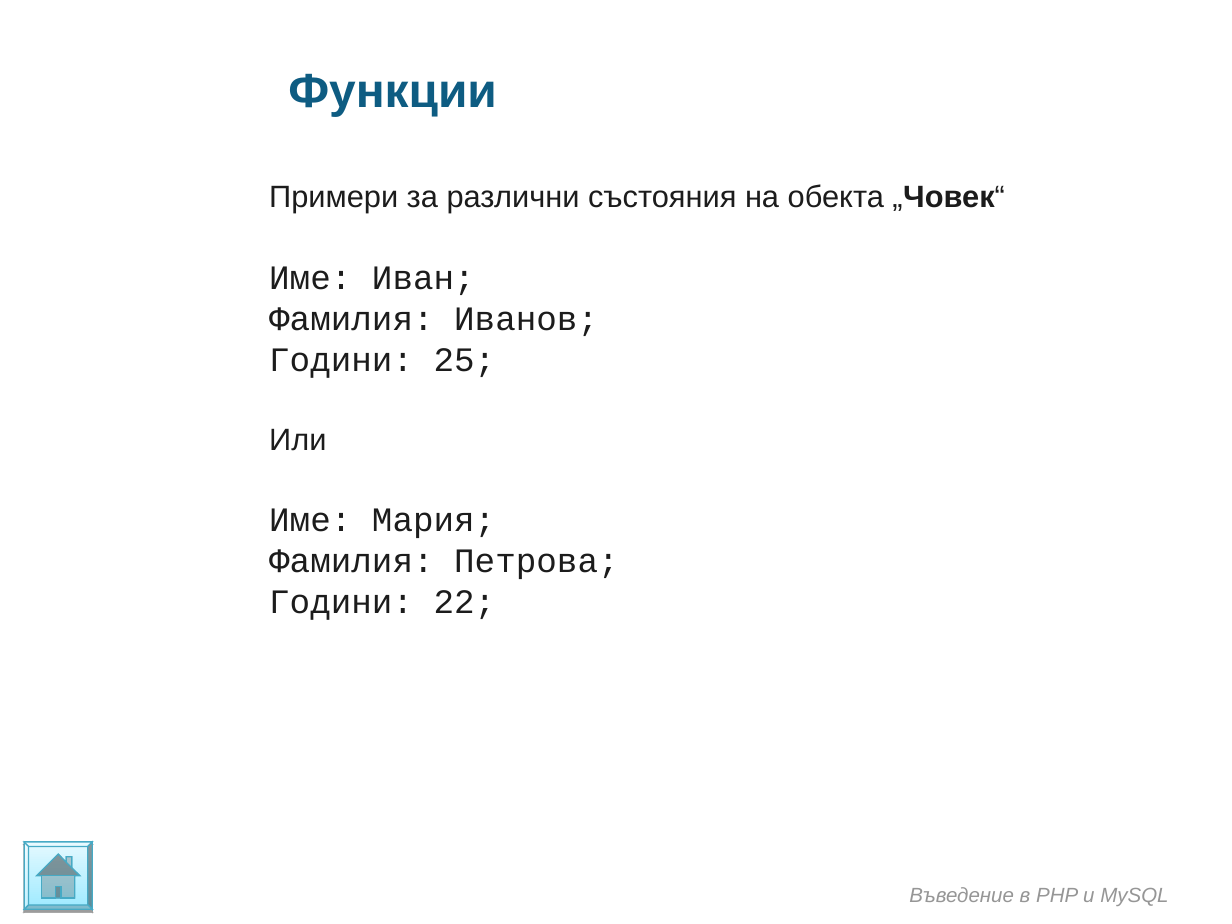
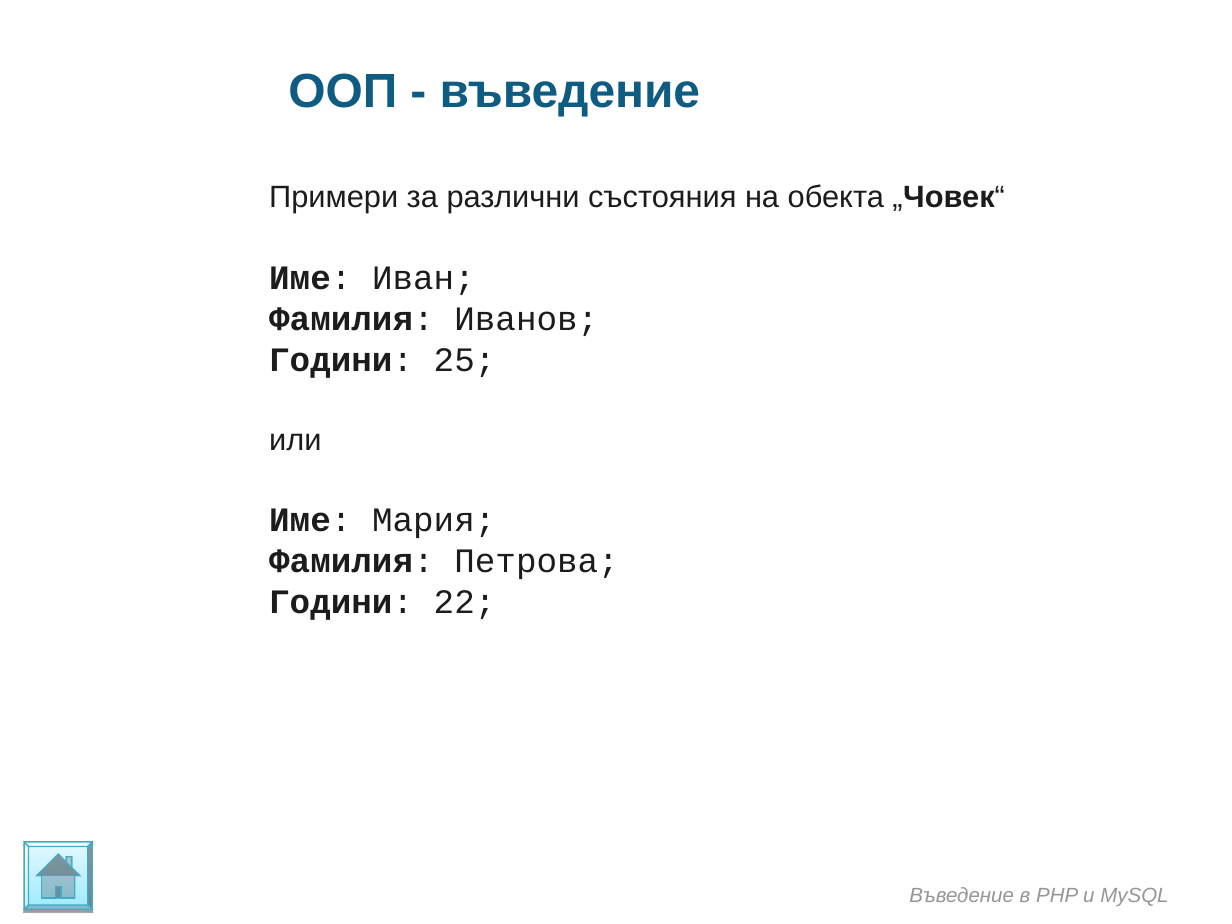
Before and after one commit to ivanstoynov/php-learning, a slide deck: slide 4 of Materials/PHP/Introduction in OOP.ppt. Drawn at 1232x924 pixels with LibreOffice and Linux fonts; fonts in the diff are those of the drawing; background and template pictures are left out. Boxes give left, top, right and bottom in pixels: in the first picture for what was removed or moved away, otherwise in the second. Text is boxed around its words. In the diff, an @@ line names an element or a change of style, - is before the commit and + after.

```diff
--- a/Materials/PHP/Introduction in OOP.ppt
+++ b/Materials/PHP/Introduction in OOP.ppt
@@ text at <box>288,73,700,116</box>: text changed @@
-Функции
+ООП - въведение
@@ text at <box>269,266,618,620</box>: bold on in "Име: Фамилия: Години:", "Име: Фамилия: Години:" @@
@@ text at <box>269,433,321,451</box>: text changed @@
-Или
+или
```
Also in this commit, not shown: 9 other slides changed, 7 slides added.
